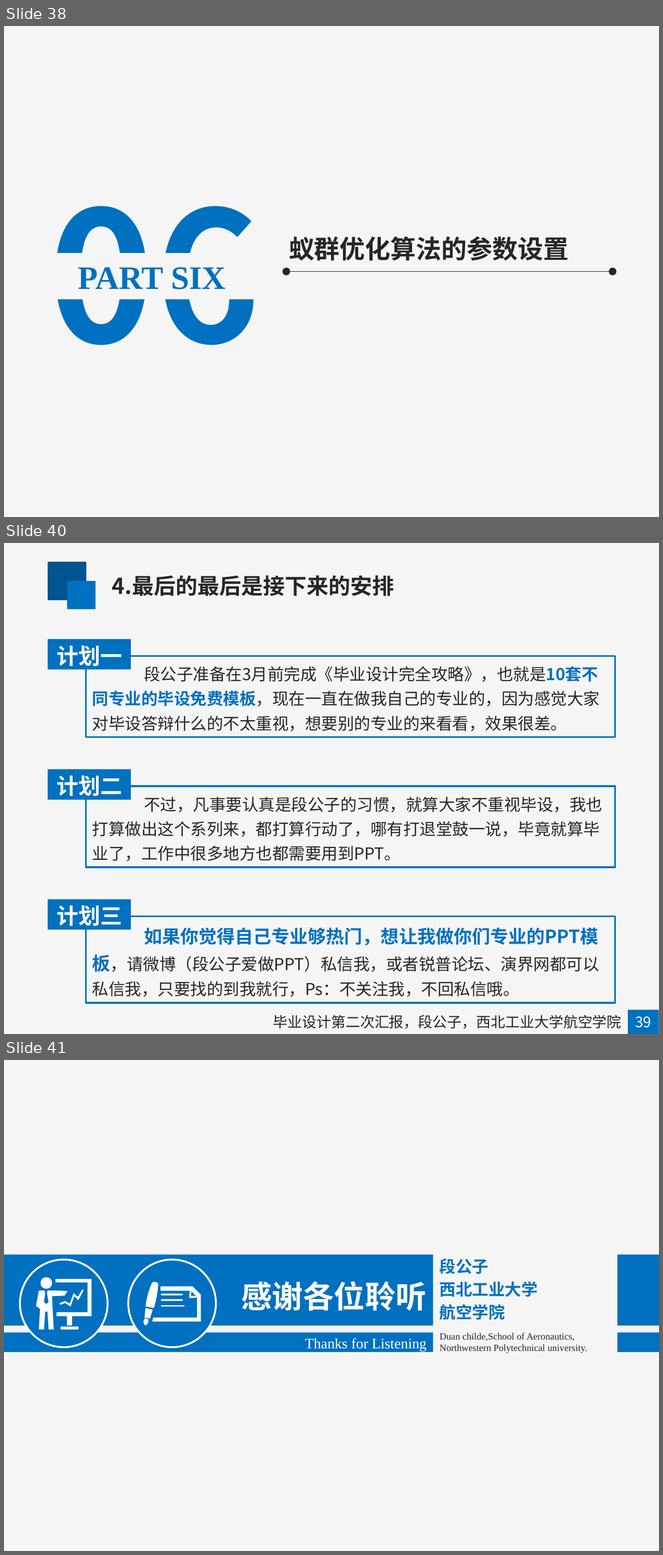
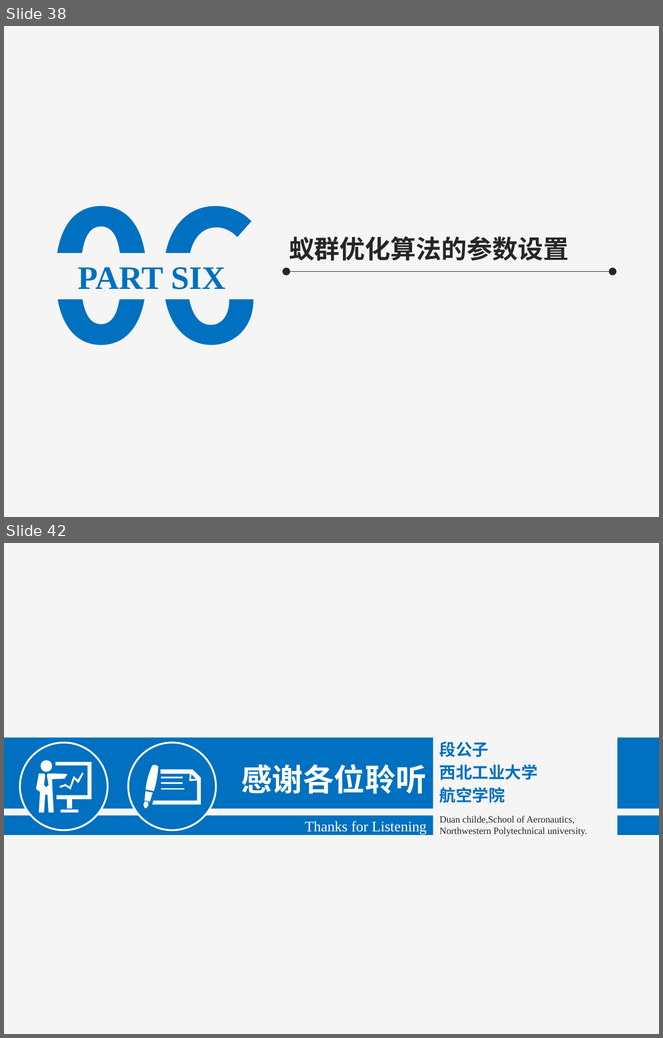
Before and after one commit to mapengfei-nwpu/ant, a slide deck: 蚁群优化算法.pptx. Shown one above the other, each under a label of ours: slides 38, 40 and 41 before the commit, slides 38 and 42 after it; the slides between them are not shown. The pictures are 663x1555 and 663x1038 pixels, drawn with LibreOffice and Linux fonts; fonts in the diff are those of the drawing. Boxes give left, top, right and bottom in pixels: in the first picture for what was removed or moved away, otherwise in the second. Text is boxed around its words. In the diff, an @@ line names an element or a change of style, - is before the commit and + after.

```diff
--- a/蚁群优化算法.pptx
+++ b/蚁群优化算法.pptx
@@ slide 40 removed at bbox=[4, 543, 659, 1034], background #F5F5F5 @@
@@ rectangle removed at bbox=[48, 562, 87, 601] @@
@@ rectangle removed at bbox=[67, 581, 95, 609] @@
@@ text removed at bbox=[112, 575, 394, 596] @@
-4.最后的最后是接下来的安排
@@ rectangle removed at bbox=[48, 639, 131, 669] @@
-计划一
@@ rectangle removed at bbox=[86, 656, 616, 737] @@
-段公子准备在3月前完成《毕业设计完全攻略》，也就是10套不同专业的毕设免费模板，现在一直在做我自己的专业的，因为感觉大家对毕设答辩什么的不太重视，想要别的专业的来看看，效果很差。
@@ rectangle removed at bbox=[48, 769, 131, 799] @@
-计划二
@@ rectangle removed at bbox=[86, 786, 616, 867] @@
-不过，凡事要认真是段公子的习惯，就算大家不重视毕设，我也打算做出这个系列来，都打算行动了，哪有打退堂鼓一说，毕竟就算毕业了，工作中很多地方也都需要用到PPT。
@@ rectangle removed at bbox=[48, 899, 131, 929] @@
-计划三
@@ rectangle removed at bbox=[86, 916, 616, 1003] @@
-如果你觉得自己专业够热门，想让我做你们专业的PPT模板，请微博（段公子爱做PPT）私信我，或者锐普论坛、演界网都可以私信我，只要找的到我就行，Ps：不关注我，不回私信哦。
@@ rectangle removed at bbox=[629, 1010, 659, 1034] @@
@@ text removed at bbox=[273, 1015, 622, 1029] @@
-毕业设计第二次汇报，段公子，西北工业大学航空学院
@@ text removed at bbox=[635, 1017, 651, 1028] @@
-39
@@ what was slide 41 is now slide 42 @@
```
Also in this commit, not shown: 7 slides changed, 3 slides added, 1 other slide removed, 2 other files.
